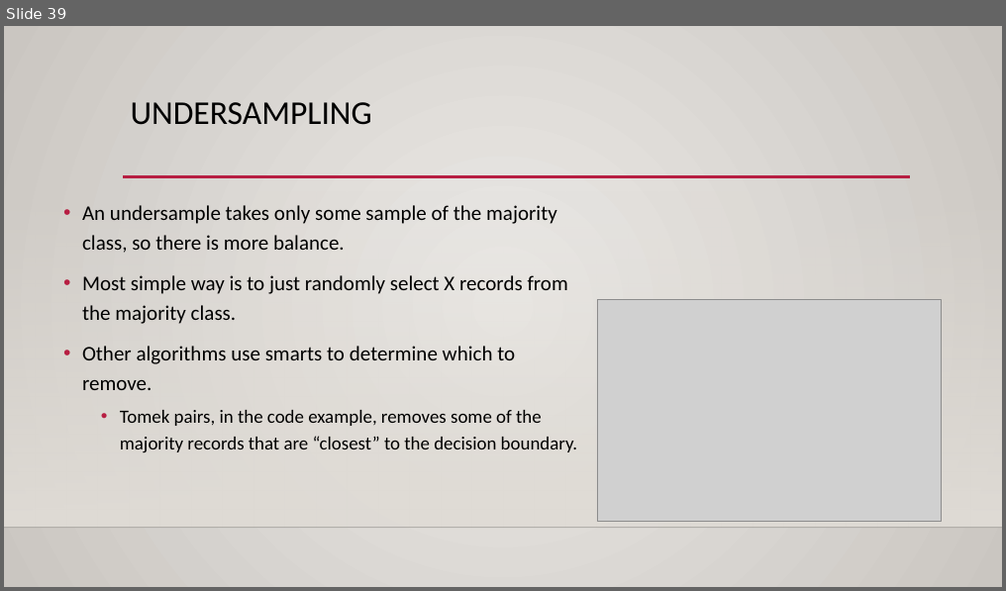
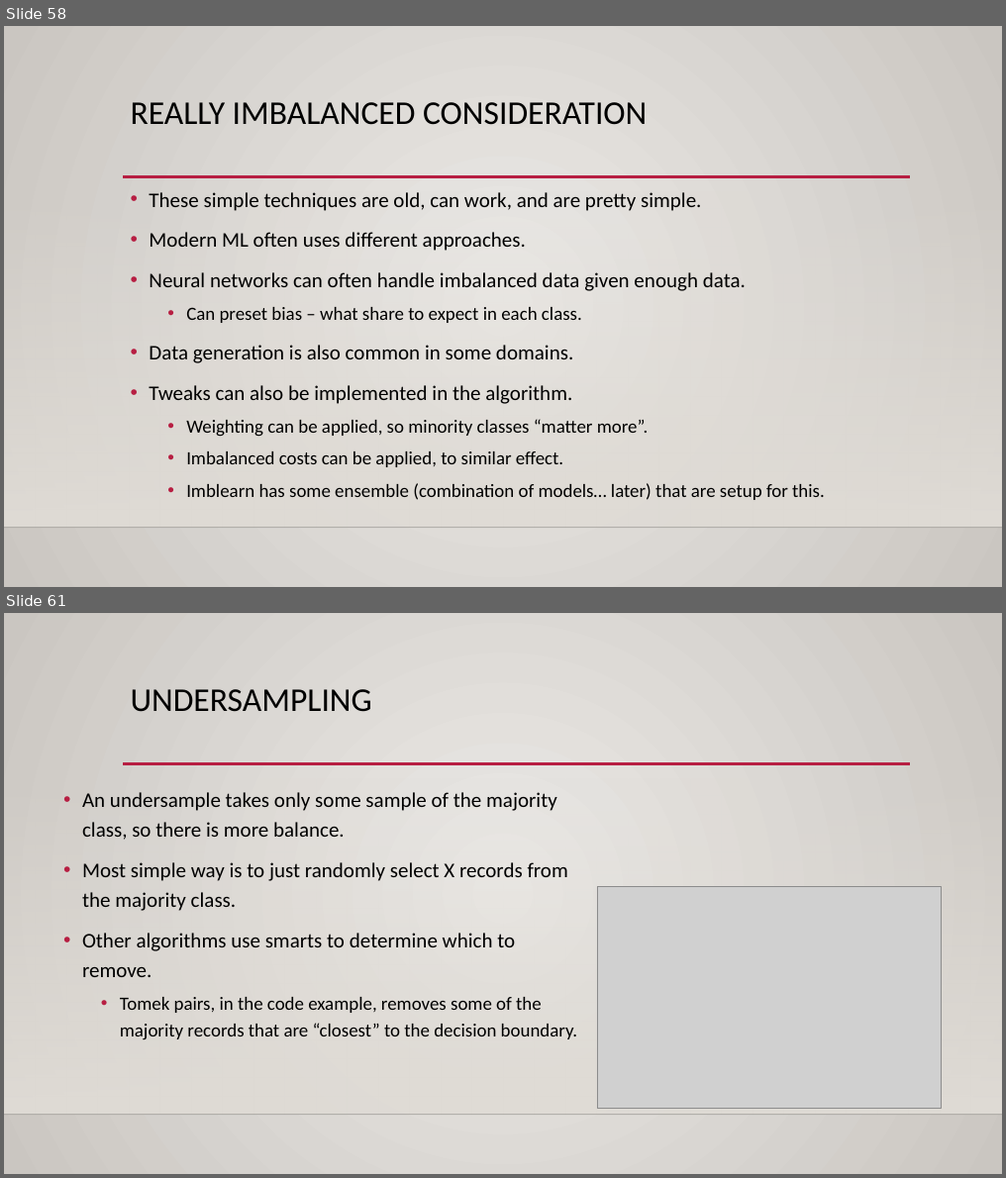
Before and after one commit to AkeemSemperDataScience/Basic_Stats_in_Python_Student_Repository, a slide deck: reference_material/slides/024_log_reg_2.pptx. Shown one above the other, each under a label of ours: slide 39 before the commit, slides 58 and 61 after it; the slides between them are not shown. The pictures are 1006x591 and 1006x1178 pixels, drawn with LibreOffice and Linux fonts; fonts in the diff are those of the drawing; grey boxes stand for pictures; background and template pictures are left out. Boxes give left, top, right and bottom in pixels: in the first picture for what was removed or moved away, otherwise in the second. Text is boxed around its words. In the diff, an @@ line names an element or a change of style, - is before the commit and + after.

```diff
--- a/reference_material/slides/024_log_reg_2.pptx
+++ b/reference_material/slides/024_log_reg_2.pptx
@@ slide 58 added at (4, 26, 1002, 587), background gradient #ECEAE7 to #CAC7C1; not listed: 3 template elements that a slide beside it also shows @@
@@ title added at (131, 102, 647, 125), 32 pt, text #000000 @@
+REALLY IMBALANCED CONSIDERATION
@@ text added at (149, 192, 825, 500), 20 pt, text #000000 @@
+• These simple techniques are old, can work, and are pretty simple.
+• Modern ML often uses different approaches.
+• Neural networks can often handle imbalanced data given enough data.
+  • Can preset bias – what share to expect in each class.
+• Data generation is also common in some domains.
+• Tweaks can also be implemented in the algorithm.
+  • Weighting can be applied, so minority classes “matter more”.
+  • Imbalanced costs can be applied, to similar effect.
+  • Imblearn has some ensemble (combination of models… later) that are setup for this.
@@ what was slide 39 is now slide 61 @@
```
Also in this commit, not shown: 15 slides changed, 22 other slides added, 1 slide removed, 3 other files.
